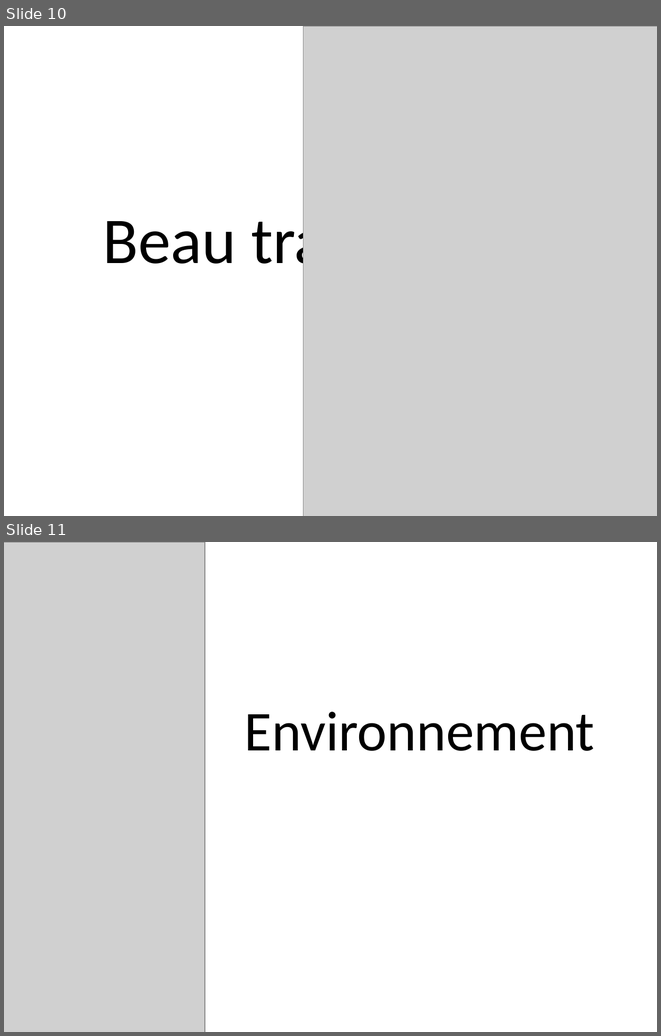
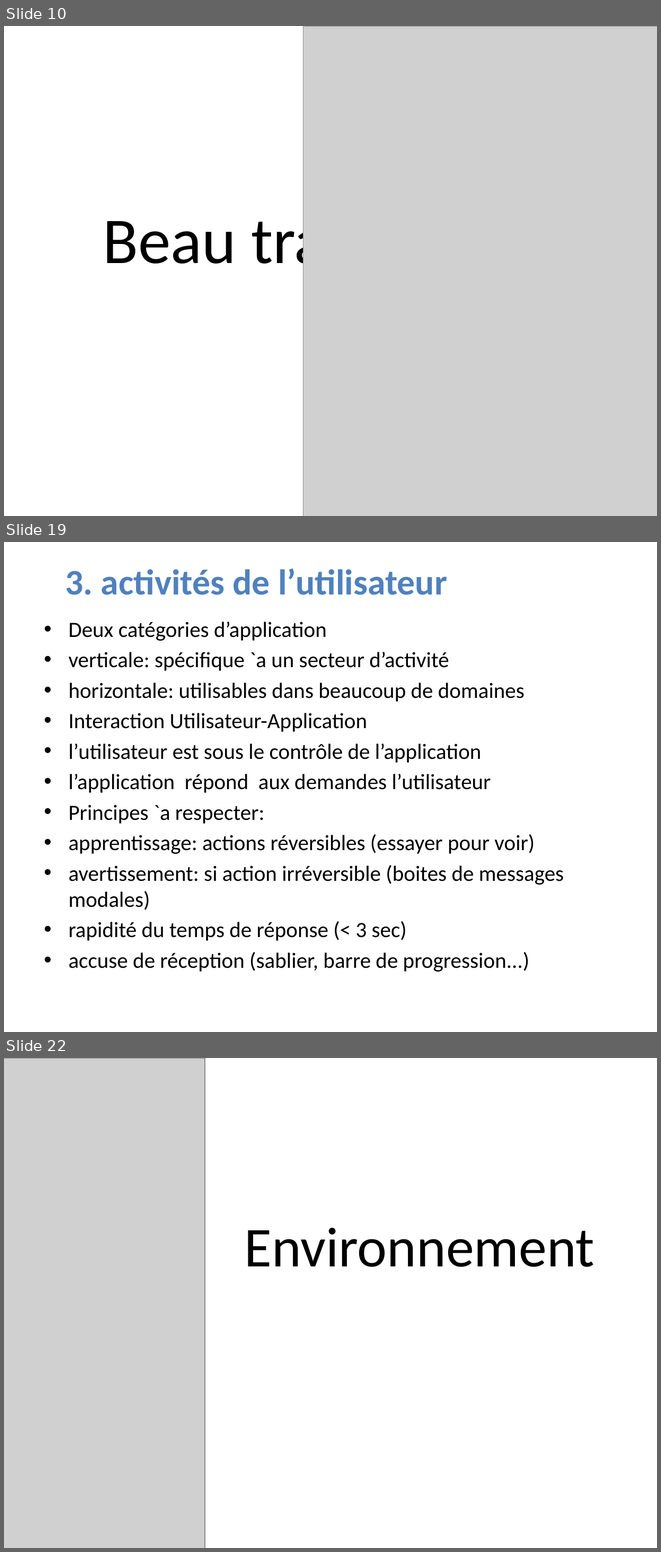
Before and after one commit to LucNtonga/IHM, a slide deck: INTERFACE.pptx. Shown one above the other, each under a label of ours: slides 10 and 11 before the commit, slides 10, 19 and 22 after it; the slides between them are not shown. The pictures are 661x1036 and 661x1552 pixels, drawn with LibreOffice and Linux fonts; fonts in the diff are those of the drawing; grey boxes stand for pictures; background and template pictures are left out. Boxes give left, top, right and bottom in pixels: in the first picture for what was removed or moved away, otherwise in the second. Text is boxed around its words. In the diff, an @@ line names an element or a change of style, - is before the commit and + after.

Commit message:
kil

```diff
--- a/INTERFACE.pptx
+++ b/INTERFACE.pptx
@@ slide 19 added at bbox=[4, 542, 657, 1032], background picture (left out) @@
@@ title added at bbox=[65, 568, 447, 595], 39.6 pt, text #4F81BD, bold @@
+3. activités de l’utilisateur
@@ text added at bbox=[69, 622, 564, 971], 24 pt, text #000000 @@
+• Deux catégories d’application
+• verticale: spécifique `a un secteur d’activité
+• horizontale: utilisables dans beaucoup de domaines
+• Interaction Utilisateur-Application
+• l’utilisateur est sous le contrôle de l’application
+• l’application répond aux demandes l’utilisateur
+• Principes `a respecter:
+• apprentissage: actions réversibles (essayer pour voir)
+• avertissement: si action irréversible (boites de messages modales)
+• rapidité du temps de réponse (< 3 sec)
+• accuse de réception (sablier, barre de progression...)
@@ what was slide 11 is now slide 22 @@
```
Also in this commit, not shown: 10 other slides added.
